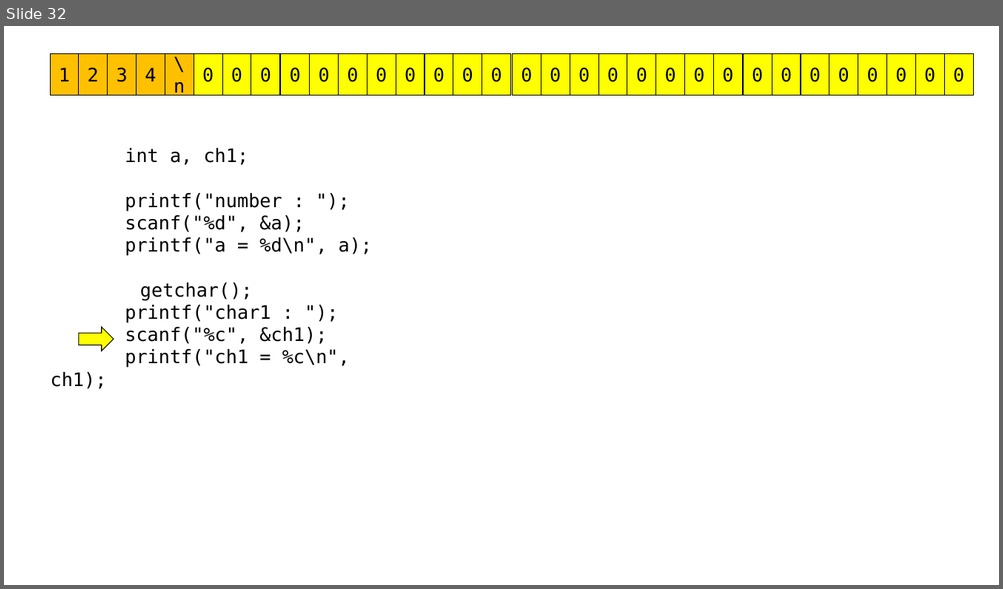
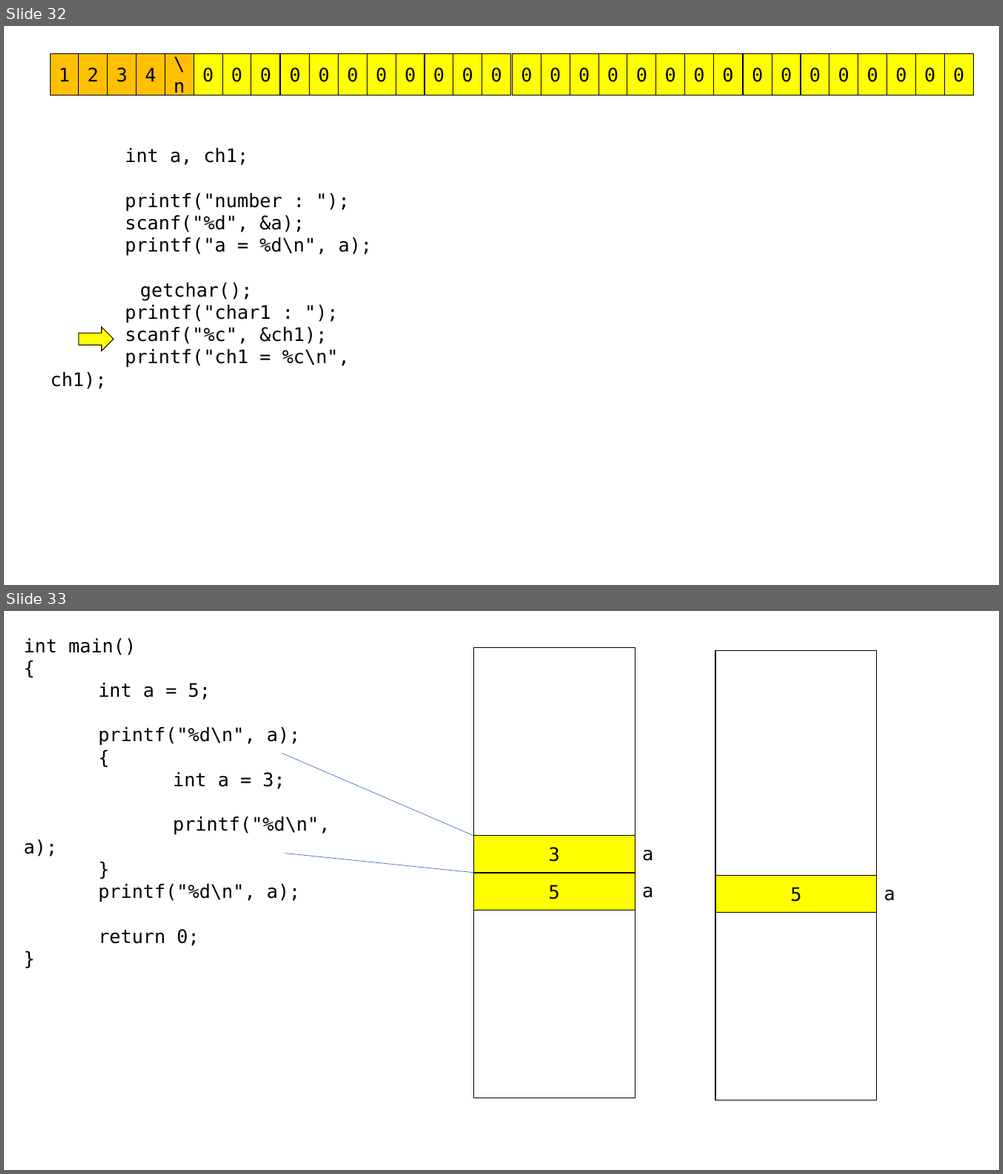
Before and after one commit to imguru-mooc/C_basic_AIR, a slide deck: C_판서.pptx. Shown one above the other, each under a label of ours: slide 32 before the commit, slides 32 and 33 after it. The pictures are 1003x589 and 1003x1174 pixels, drawn with LibreOffice and Linux fonts; fonts in the diff are those of the drawing. Boxes give left, top, right and bottom in pixels: in the first picture for what was removed or moved away, otherwise in the second. Text is boxed around its words. In the diff, an @@ line names an element or a change of style, - is before the commit and + after.

```diff
--- a/C_판서.pptx
+++ b/C_판서.pptx
@@ slide 33 added at (4,611,999,1170), background #FFFFFF @@
@@ text added at (24,638,330,946), 18 pt, text #000000 @@
+int main()
+{
+int a = 5;
+printf("%d\n", a);
+{
+int a = 3;
+printf("%d\n", a);
+}
+printf("%d\n", a);
+return 0;
+}
@@ rectangle added at (473,648,634,1099), fill #FFFFFF, outline #000000 0.75 pt @@
@@ rectangle added at (715,650,876,1101), fill #FFFFFF, outline #000000 0.75 pt @@
@@ line added from (282, 754) to (473, 835), #4472C4 0.5 pt @@
@@ line added from (285, 854) to (473, 873), #4472C4 0.5 pt @@
@@ rectangle added at (473,835,634,873), fill #FFFF00, outline #000000 0.75 pt, 18 pt, text #000000 @@
+3
@@ text added at (642,850,653,861), 18 pt, text #000000 @@
+a
@@ rectangle added at (473,873,634,910), fill #FFFF00, outline #000000 0.75 pt, 18 pt, text #000000 @@
+5
@@ rectangle added at (715,876,876,913), fill #FFFF00, outline #000000 0.75 pt, 18 pt, text #000000 @@
+5
@@ text added at (642,887,653,898), 18 pt, text #000000 @@
+a
@@ text added at (884,890,895,901), 18 pt, text #000000 @@
+a
```
Also in this commit, not shown: 1 slide changed, 6 other slides added, 1 other file.
